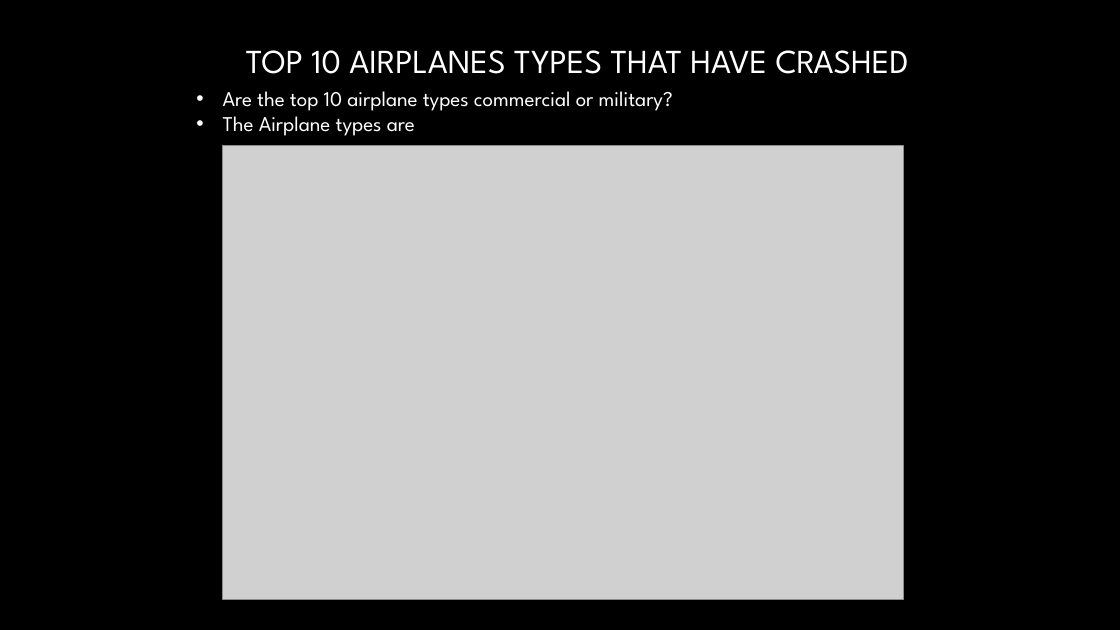
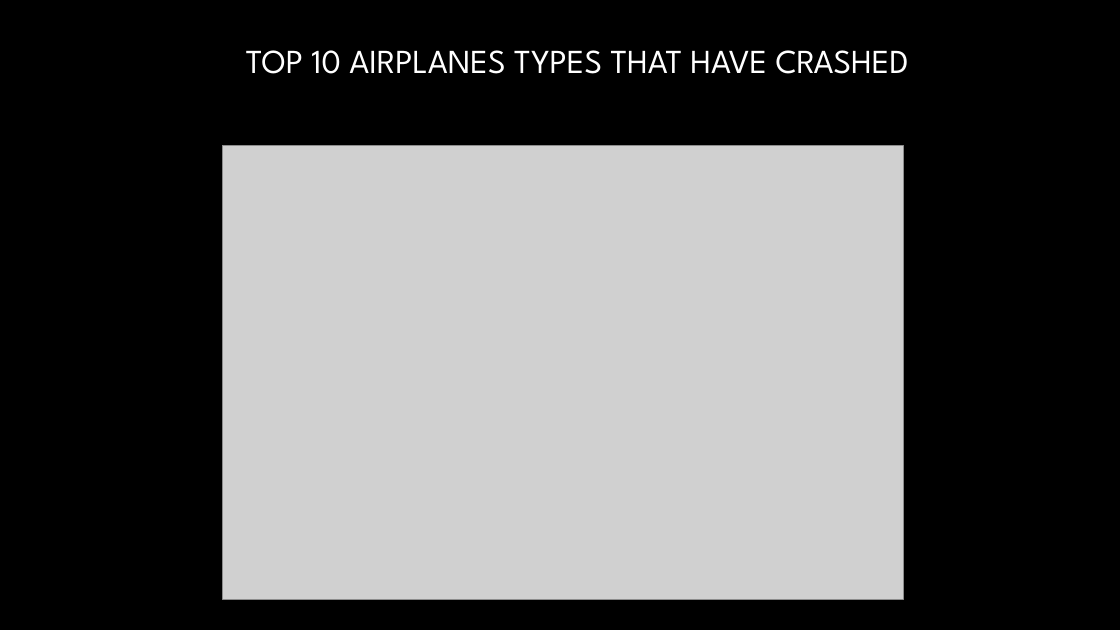
Before and after one commit to LauraJ3053/Project_01, a slide deck: slide 13 of Airplane_Crashes/Project 1 Presentation.pptx (slide 4 before the commit). Drawn at 1120x630 pixels with LibreOffice and Linux fonts; fonts in the diff are those of the drawing; grey boxes stand for pictures; background and template pictures are left out. Boxes give left, top, right and bottom in pixels: in the first picture for what was removed or moved away, otherwise in the second. Text is boxed around its words. In the diff, an @@ line names an element or a change of style, - is before the commit and + after.

```diff
--- a/Airplane_Crashes/Project 1 Presentation.pptx
+++ b/Airplane_Crashes/Project 1 Presentation.pptx
@@ text removed at (223, 91, 673, 136) @@
-• Are the top 10 airplane types commercial or military?
-• The Airplane types are
```
Also in this commit, not shown: 2 other slides changed, 3 slides added, 6 other files.
